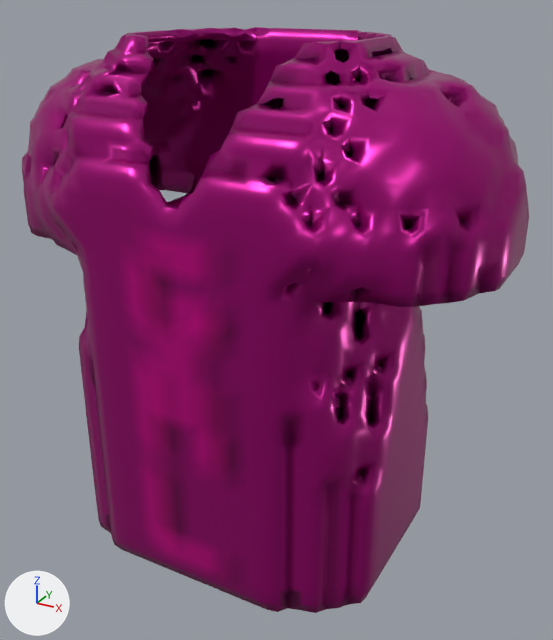
A saved change to the glTF model glb/smooth/2001-3000/2806.glb.
Both versions are drawn from a 50 mm camera at (1.14, -1.928, 1.717) aimed at (0.072, 0.013, 0.747). The lights are fixed; the arrows at lower left show +X, +Y and +Z. Vertices at the same position are counted once.

The older version as bpy lines, for what is in view:
```python
me_mesh_0 = bpy.data.meshes.new('Mesh_0')
me_mesh_0.from_pydata(...)  # 4242 vertices, 8788 faces; spans x -0.78..0.78, y -0.43..0.43, z 0.01..1.59
me_mesh_0.materials.append(mat_material_0)
ob_mesh_0 = bpy.data.objects.new('Mesh_0', me_mesh_0)
ob_mesh_0.location = (0.0, 0.0, 0.0)
```
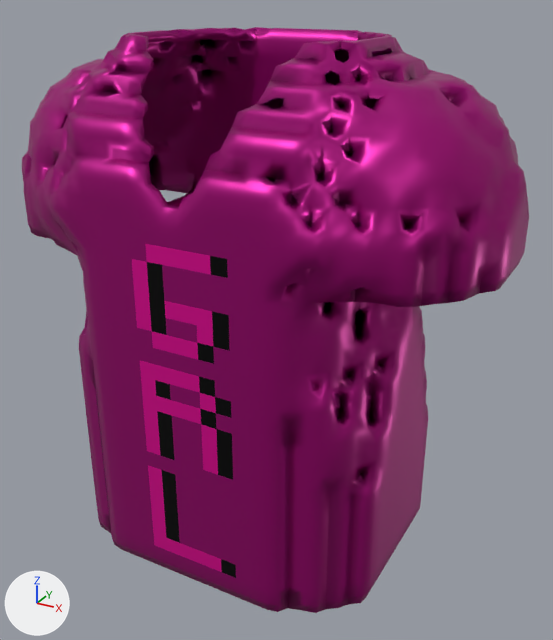
Edits to the scene script, one JSON object a line:
```json
{"block": "me_mesh_0", "where": "# used by ob_mesh_0; location = (0.0, 0.0, 0.0)"}
{"op": "remove", "block": "me_mesh_0", "code": "me_mesh_0.from_pydata(...)  # 4242 vertices, 8788 faces; spans x -0.78..0.78, y -0.43..0.43, z 0.01..1.59"}
{"op": "add", "block": "me_mesh_0", "code": "me_mesh_0.from_pydata(...)  # 4036 vertices, 8274 faces; spans x -0.78..0.78, y -0.43..0.43, z 0.01..1.59"}
{"block": "me_mesh_0", "change": "me_mesh_0 part 1: 137 vertices removed from x -0.17..0.23, y -0.43..-0.38, z 0.05..1.1; 4 vertices added at x -0.08..-0.03, y -0.43..-0.38, z 0.65"}
{"block": "me_mesh_0", "change": "me_mesh_0 part 2: 198 kept faces spanning x -0.23..0.23, y -0.43..0.43, z 0.1..1.4 get new vertex colours"}
```

Boxes (x1, y1, x2, y2) around the edits, measured in the pictures (553 x 640 px):
```json
{"part": 1, "of": "me_mesh_0", "change": "cut back", "before": [114, 221, 251, 597], "after": [155, 380, 200, 411]}
{"part": 2, "of": "me_mesh_0", "change": "recoloured", "before": [131, 231, 236, 578], "after": [131, 231, 236, 578]}
```
